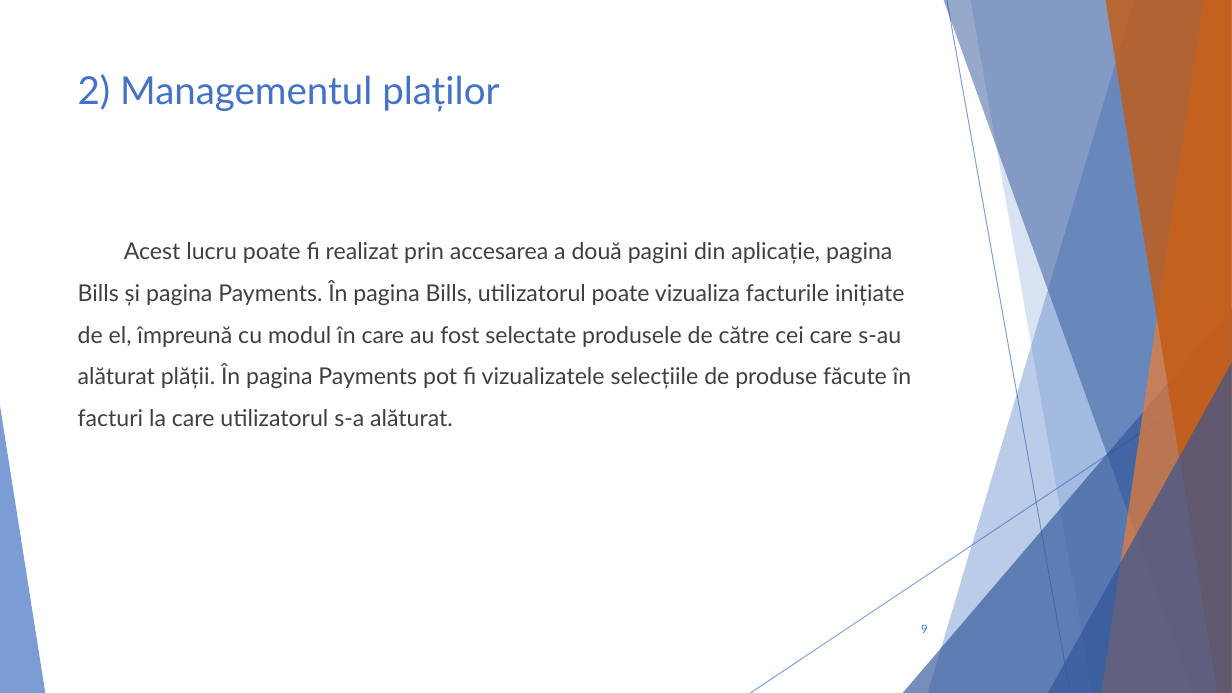
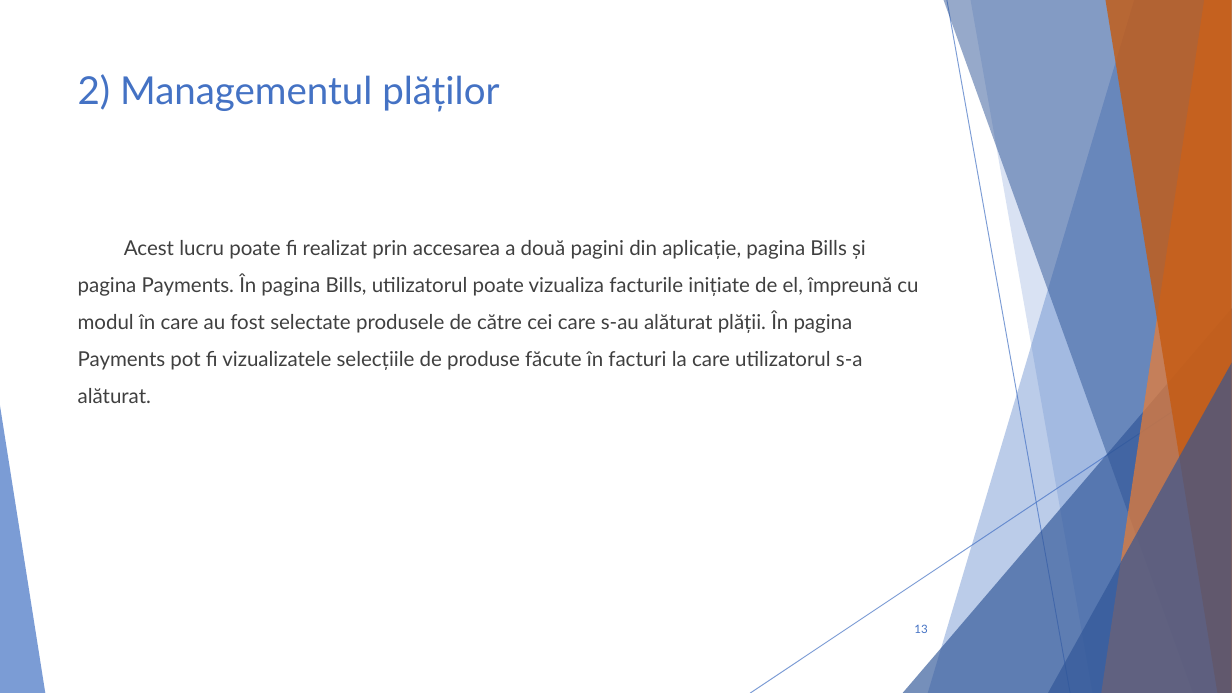
Before and after one commit to cristi-cosulianu/Licenta, a slide deck: slide 13 of Prezentare licenta.pptx (slide 9 before the commit). Drawn at 1232x693 pixels with LibreOffice and Linux fonts; fonts in the diff are those of the drawing. Boxes give left, top, right and bottom in pixels: in the first picture for what was removed or moved away, otherwise in the second. Text is boxed around its words. In the diff, an @@ line names an element or a change of style, - is before the commit and + after.

```diff
--- a/Prezentare licenta.pptx
+++ b/Prezentare licenta.pptx
@@ title at (x1=78, y1=74, x2=499, y2=112): text changed @@
-2) Managementul plaților
+2) Managementul plăților
@@ text "Acest lucru poate fi realizat ..." at (x1=78, y1=240, x2=918, y2=403): size 18 to 16 pt @@
@@ page number at (x1=914, y1=624, x2=927, y2=633): text changed @@
-9
+13
```
Also in this commit, not shown: 11 other slides changed, 8 slides added, 6 other files.
